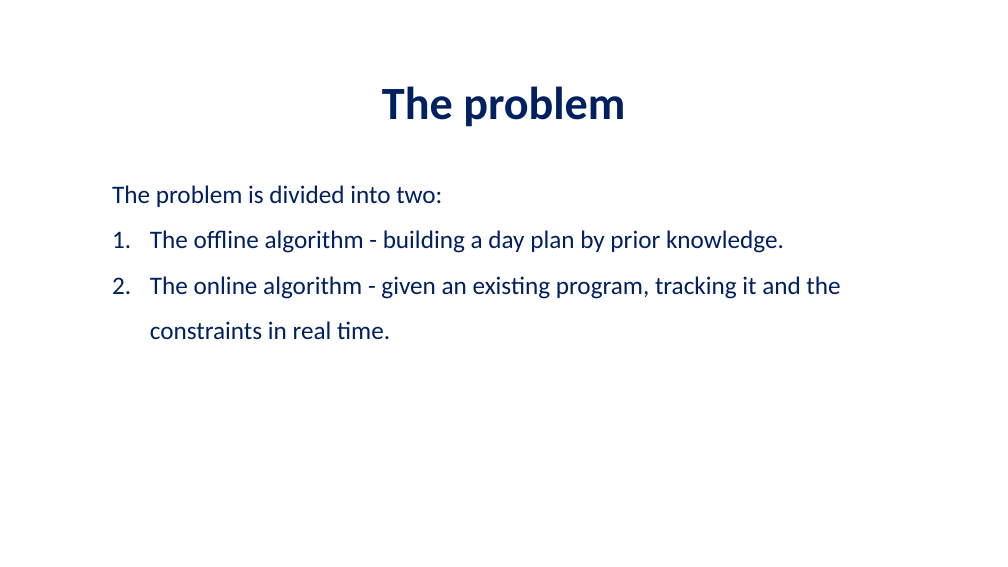
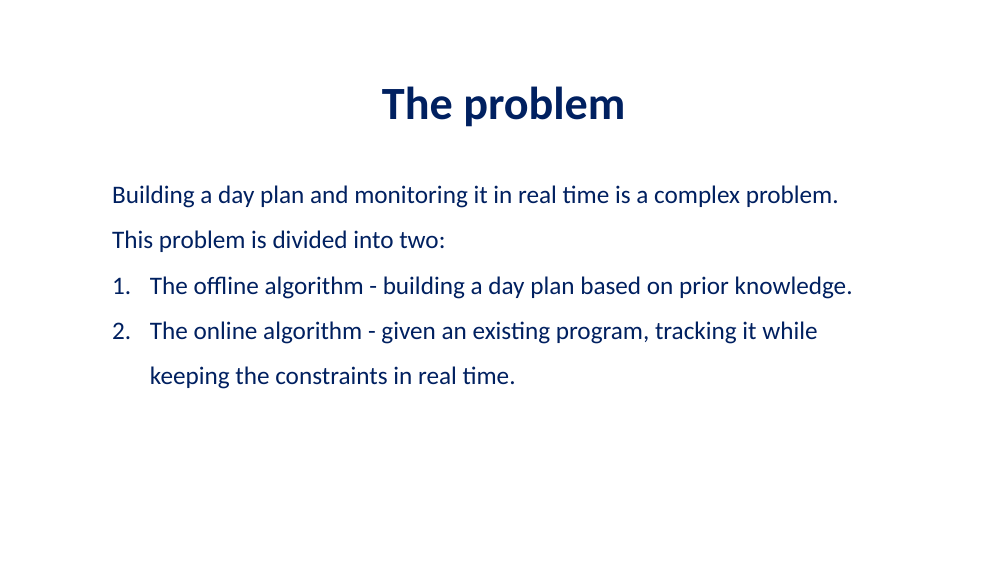
Before and after one commit to Cohen-Yoav/Project-A---Airport-Management, a slide deck: slide 3 of חומר עזר לפרויקט/project_A.pptx. Drawn at 1008x567 pixels with LibreOffice and Linux fonts; fonts in the diff are those of the drawing; background and template pictures are left out. Boxes give left, top, right and bottom in pixels: in the first picture for what was removed or moved away, otherwise in the second. Text is boxed around its words. In the diff, an @@ line names an element or a change of style, - is before the commit and + after.

```diff
--- a/חומר עזר לפרויקט/project_A.pptx
+++ b/חומר עזר לפרויקט/project_A.pptx
@@ text at <box>112,185,853,389</box>: text changed @@
-The problem is divided into two:
-1. The offline algorithm - building a day plan by prior knowledge.
-2. The online algorithm - given an existing program, tracking it and the constraints in real time.
+Building a day plan and monitoring it in real time is a complex problem.
+This problem is divided into two:
+1. The offline algorithm - building a day plan based on prior knowledge.
+2. The online algorithm - given an existing program, tracking it while keeping the constraints in real time.
```
Also in this commit, not shown: 6 other slides changed, 1 slide added, 2 slides removed.
